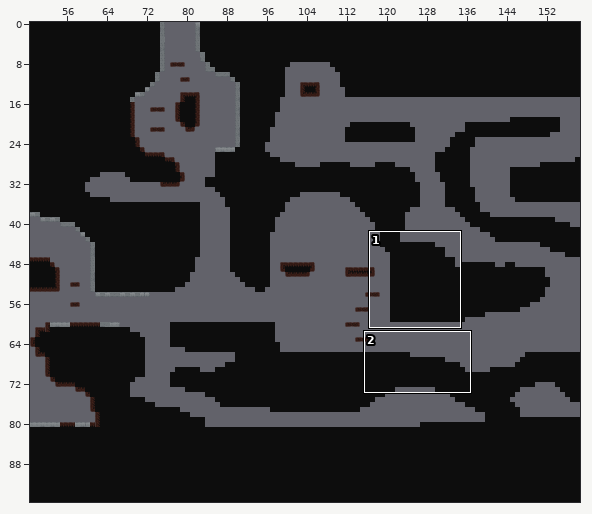
An edit to a level. Tiled map, maps/caves.tmx. Above, an overview of the earlier version with the close-up marked.
Close-up. First the earlier version:
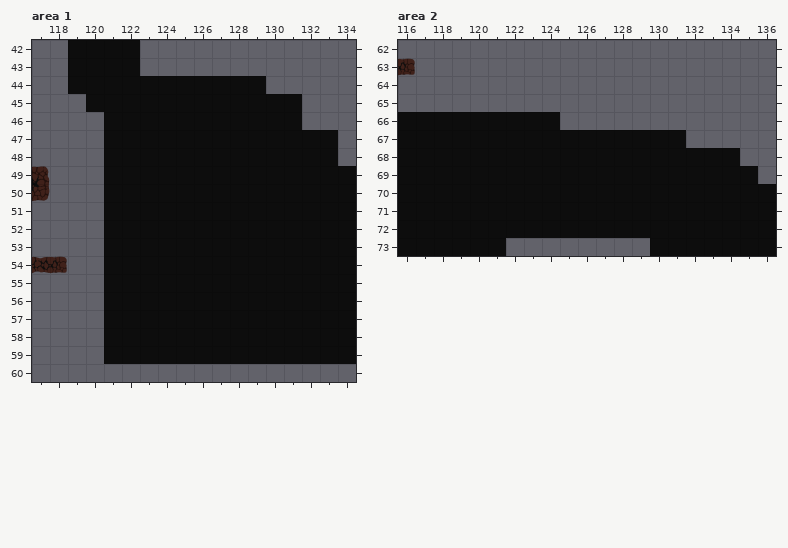
Cells are 64x64 px. Shown: area 1 x 117..134, y 42..60; area 2 x 116..136, y 62..73. The commit also changed other parts of the map, which this record leaves out.
After the commit:
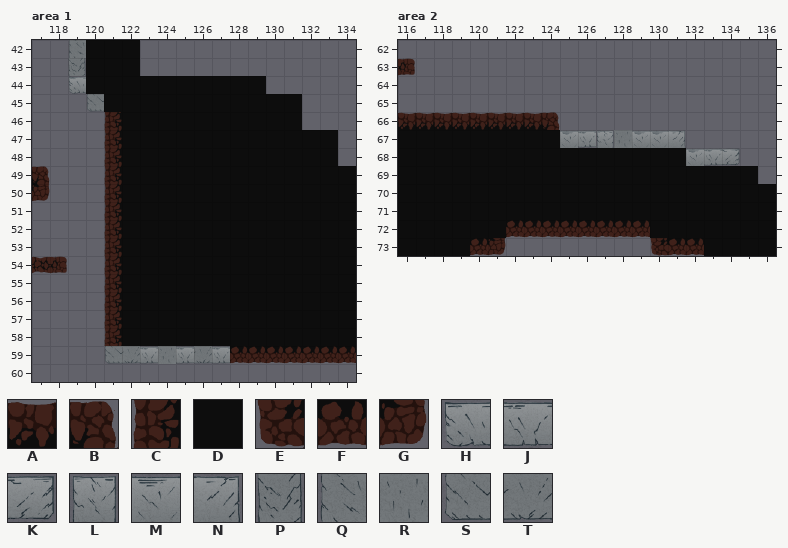
Key: from "rocks": A 6, B 7, C 9, D 10, E 13, F 14, G 15; from "stone-blocks": H 2, J 3, K 4, L 6, M 8, N 9, P 10, Q 12, R 13, S 17, T 18.
_ is an empty cell.
From old to new:
Layer "solid tiles", area 1:
y 42: x 119 D -> Q
y 43: x 119 D -> P
y 44: x 119 D -> H
y 45: x 120 D -> S
y 46..58: x 121 D -> C
y 59: x 121..134 DDDDDDDDDDDDDD -> STJRJTJFFFFFFF
Layer "solid tiles", area 2:
y 66: x 116..124 DDDDDDDDD -> AAAAAAAAB
y 67: x 125..131 DDDDDDD -> MJLRMMN
y 68: x 132..134 DDD -> MJK
y 72: x 122..129 DDDDDDDD -> FFFFFFFF
y 73: x 120..121 DD -> FG; x 130..132 DDD -> EFF
Boxes around the changes in both close-ups, in picture pixels (x1, y1, x2, y2):
changed: (68, 40, 356, 364)
changed: (398, 112, 740, 166)
changed: (470, 220, 704, 256)
